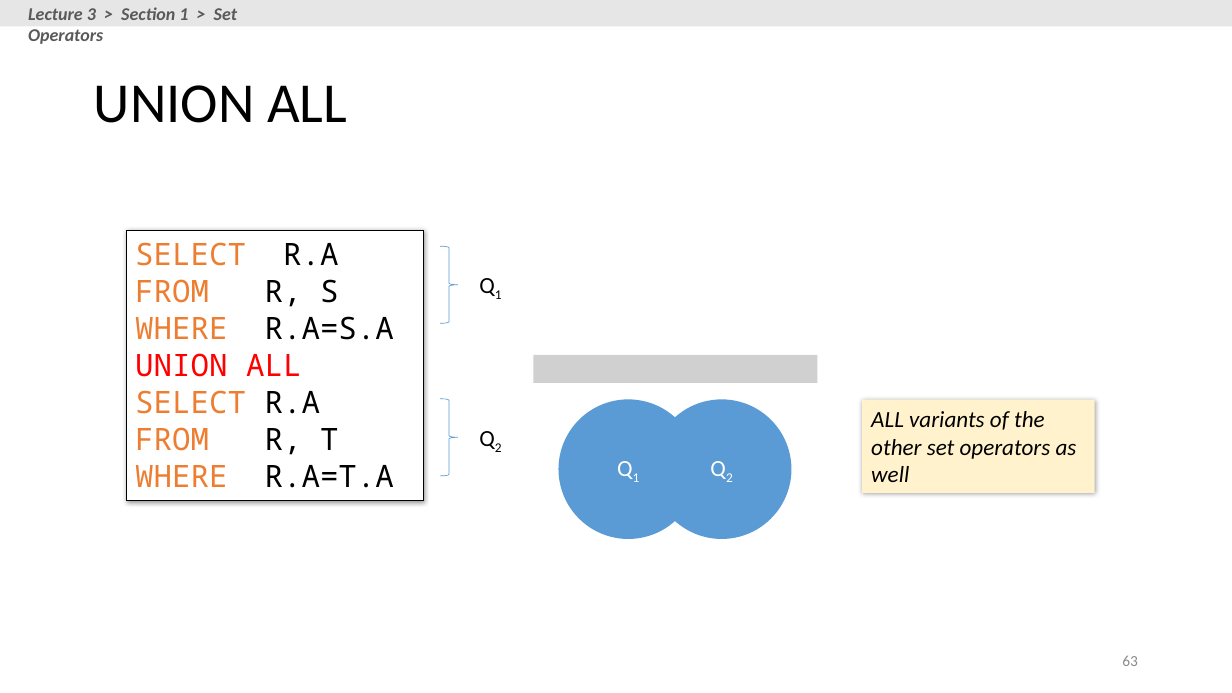
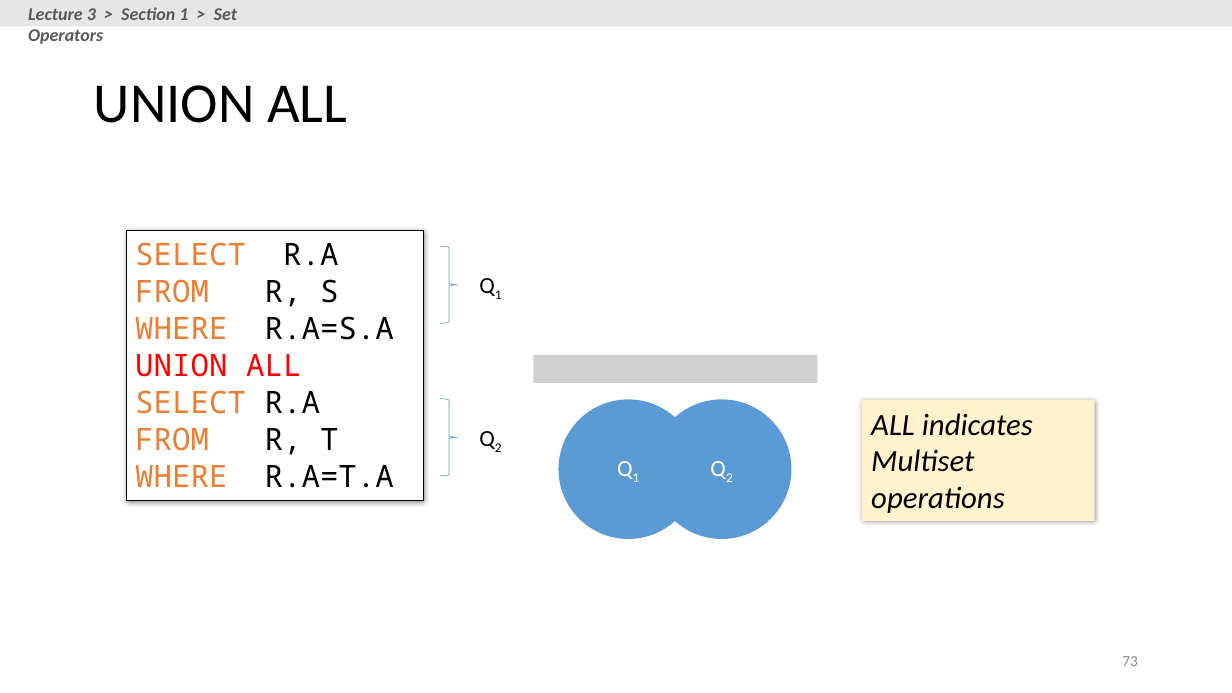
Before and after one commit to XIEQ/cs145-notebooks, a slide deck: slide 73 of lecture-2-3/Lecture_2_3_SQL.pptx (slide 63 before the commit). Drawn at 1232x693 pixels with LibreOffice and Linux fonts; fonts in the diff are those of the drawing; grey boxes stand for pictures. Boxes give left, top, right and bottom in pixels: in the first picture for what was removed or moved away, otherwise in the second. Text is boxed around its words. In the diff, an @@ line names an element or a change of style, - is before the commit and + after.

```diff
--- a/lecture-2-3/Lecture_2_3_SQL.pptx
+++ b/lecture-2-3/Lecture_2_3_SQL.pptx
@@ rectangle "ALL indicates Multiset operations": place and size @@
-rectangle "ALL indicates Multiset operations" at (862, 400, 1095, 494)
+rectangle "ALL indicates Multiset operations" at (862, 400, 1095, 521)
@@ text in rectangle at (871, 413, 1033, 513): text changed; size 18 to 24 pt @@
-ALL variants of the other set operators as well
+ALL indicates Multiset operations
@@ page number at (1122, 656, 1138, 666): text changed @@
-63
+73
```
Also in this commit, not shown: 4 other slides changed, 10 slides added, 9 other files.
